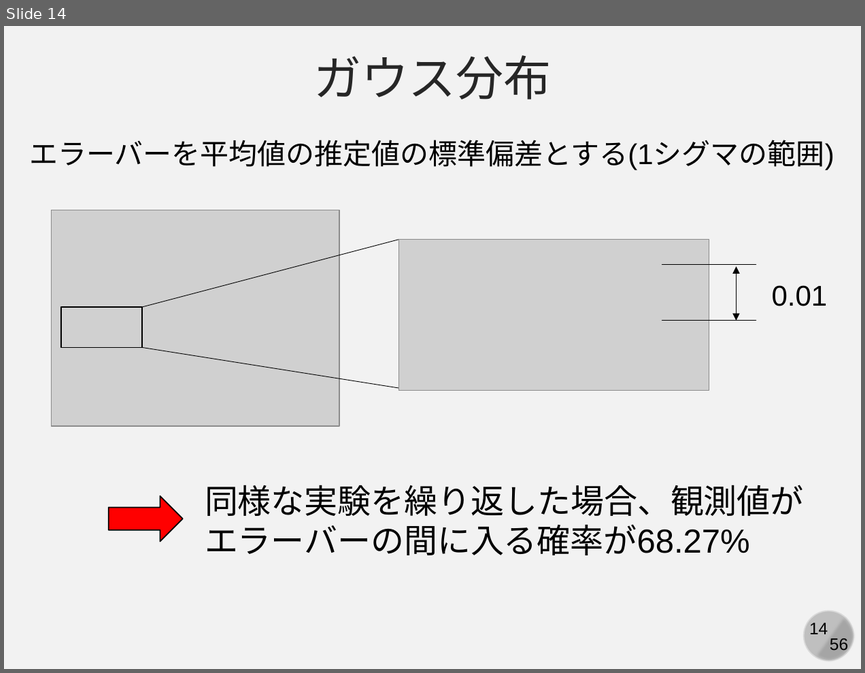
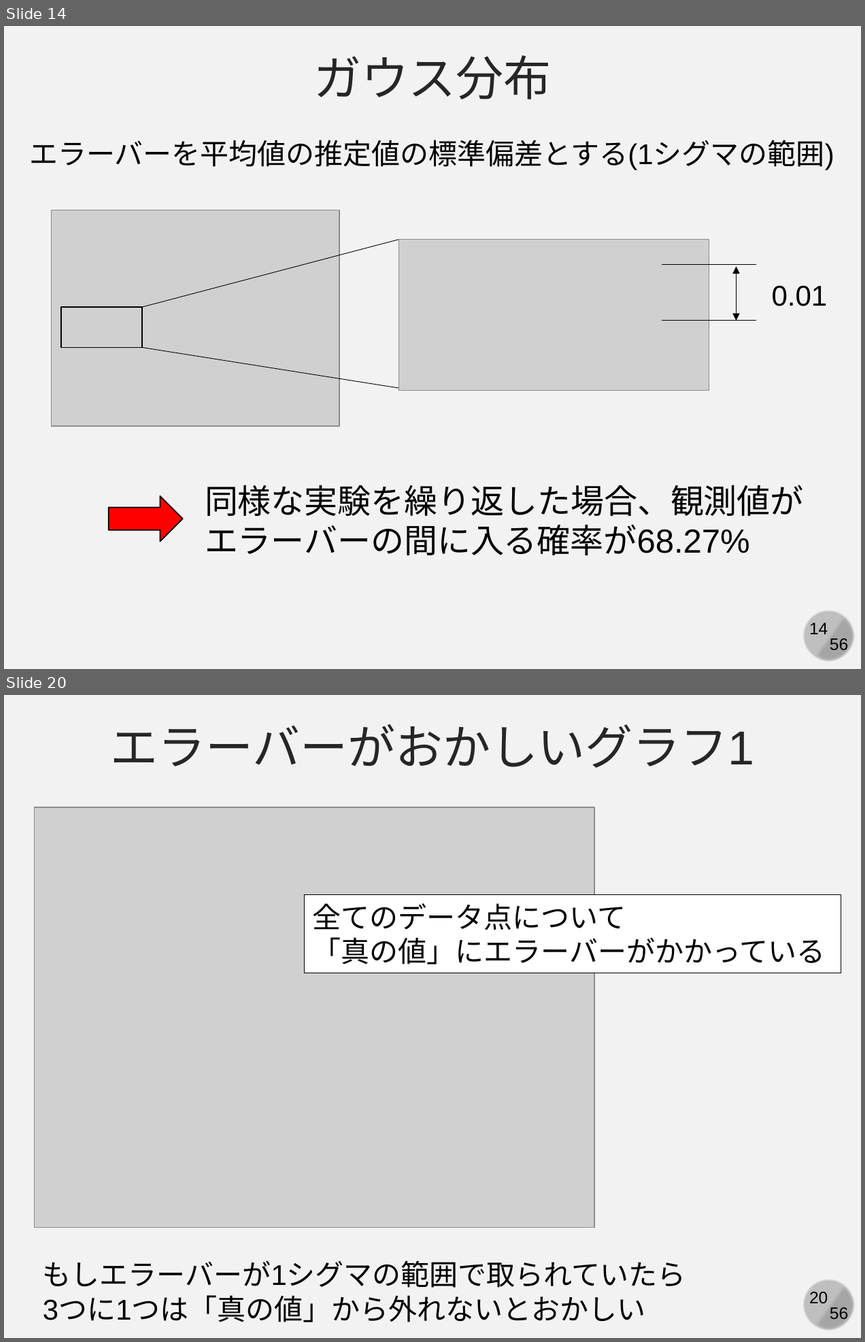
Before and after one commit to kaityo256/simulation_engineering, a slide deck: 03_mc_advanced/simulation03.pptx. Shown one above the other, each under a label of ours: slide 14 before the commit, slides 14 and 20 after it; the slides between them are not shown. The pictures are 865x673 and 865x1342 pixels, drawn with LibreOffice and Linux fonts; fonts in the diff are those of the drawing; grey boxes stand for pictures. Boxes give left, top, right and bottom in pixels: in the first picture for what was removed or moved away, otherwise in the second. Text is boxed around its words. In the diff, an @@ line names an element or a change of style, - is before the commit and + after.

```diff
--- a/03_mc_advanced/simulation03.pptx
+++ b/03_mc_advanced/simulation03.pptx
@@ slide 20 added at (x1=4, y1=695, x2=861, y2=1338), background #F2F2F2; not listed: 4 template elements that a slide beside it also shows @@
@@ text added at (x1=110, y1=724, x2=754, y2=768), 40 pt, text #262626 @@
+エラーバーがおかしいグラフ1
@@ picture added at (x1=34, y1=807, x2=594, y2=1227) @@
@@ rectangle added at (x1=304, y1=895, x2=840, y2=972), fill #FFFFFF, outline #000000 0.75 pt, 24 pt, text #000000 @@
+全てのデータ点について
+「真の値」にエラーバーがかかっている
@@ text added at (x1=43, y1=1260, x2=686, y2=1322), 24 pt, text #000000 @@
+もしエラーバーが1シグマの範囲で取られていたら
+3つに1つは「真の値」から外れないとおかしい
```
Also in this commit, not shown: 3 slides changed, 8 other slides added, 1 slide removed, 11 other files.
